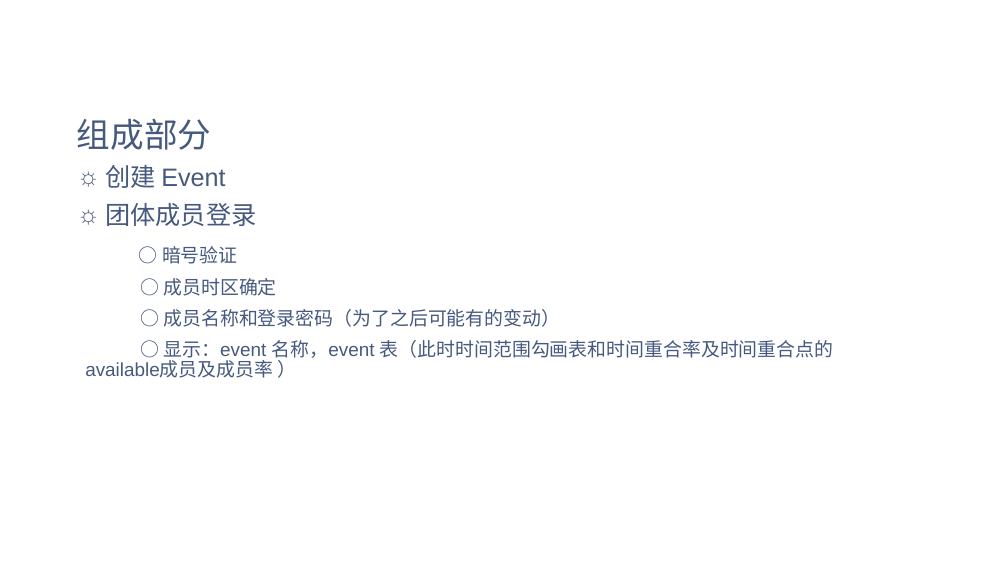
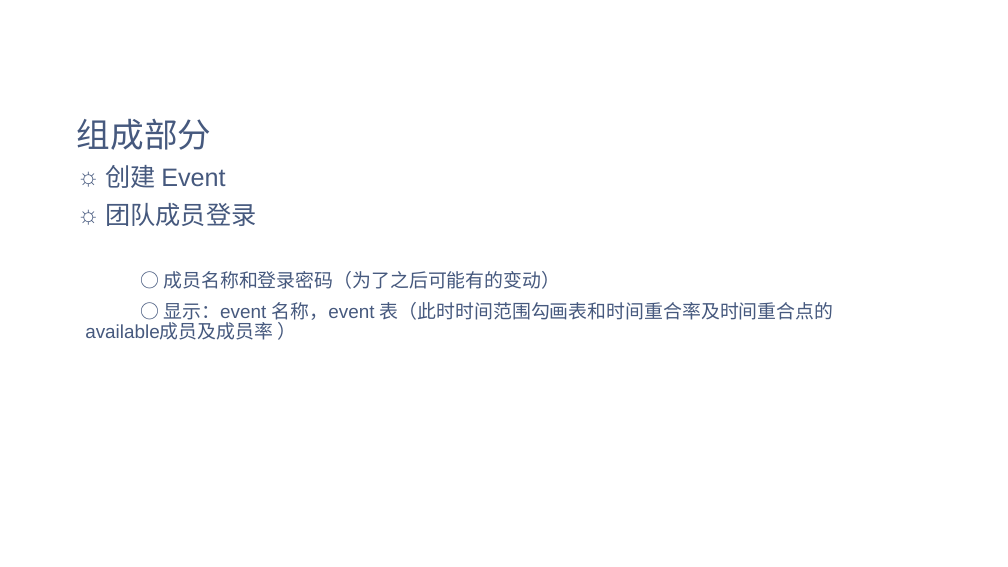
Before and after one commit to Weeeeeb/WebProject, a slide deck: slide 11 of ppt/Web工程大作业.pptx. Drawn at 1008x567 pixels with LibreOffice and Linux fonts; fonts in the diff are those of the drawing; background and template pictures are left out. Boxes give left, top, right and bottom in pixels: in the first picture for what was removed or moved away, otherwise in the second. Text is boxed around its words. In the diff, an @@ line names an element or a change of style, - is before the commit and + after.

```diff
--- a/ppt/Web工程大作业.pptx
+++ b/ppt/Web工程大作业.pptx
@@ text at (105, 203, 256, 226): text changed; size 18 to 24 pt @@
-☼ 团体成员登录
-○ 暗号验证
-○ 成员时区确定
+☼ 团队成员登录
```
Also in this commit, not shown: 15 other slides changed, 24 slides added, 5 slides removed.
